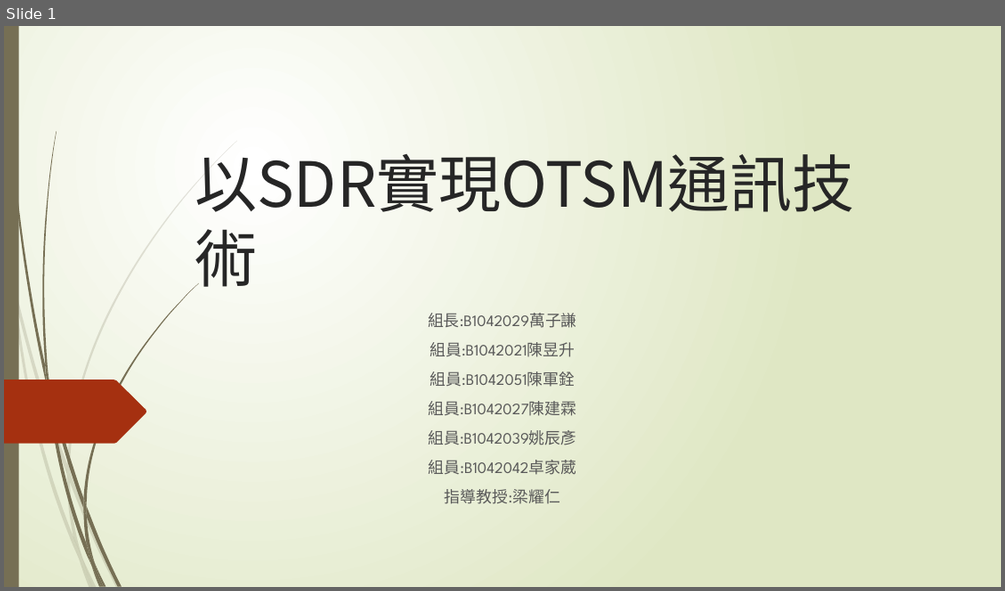
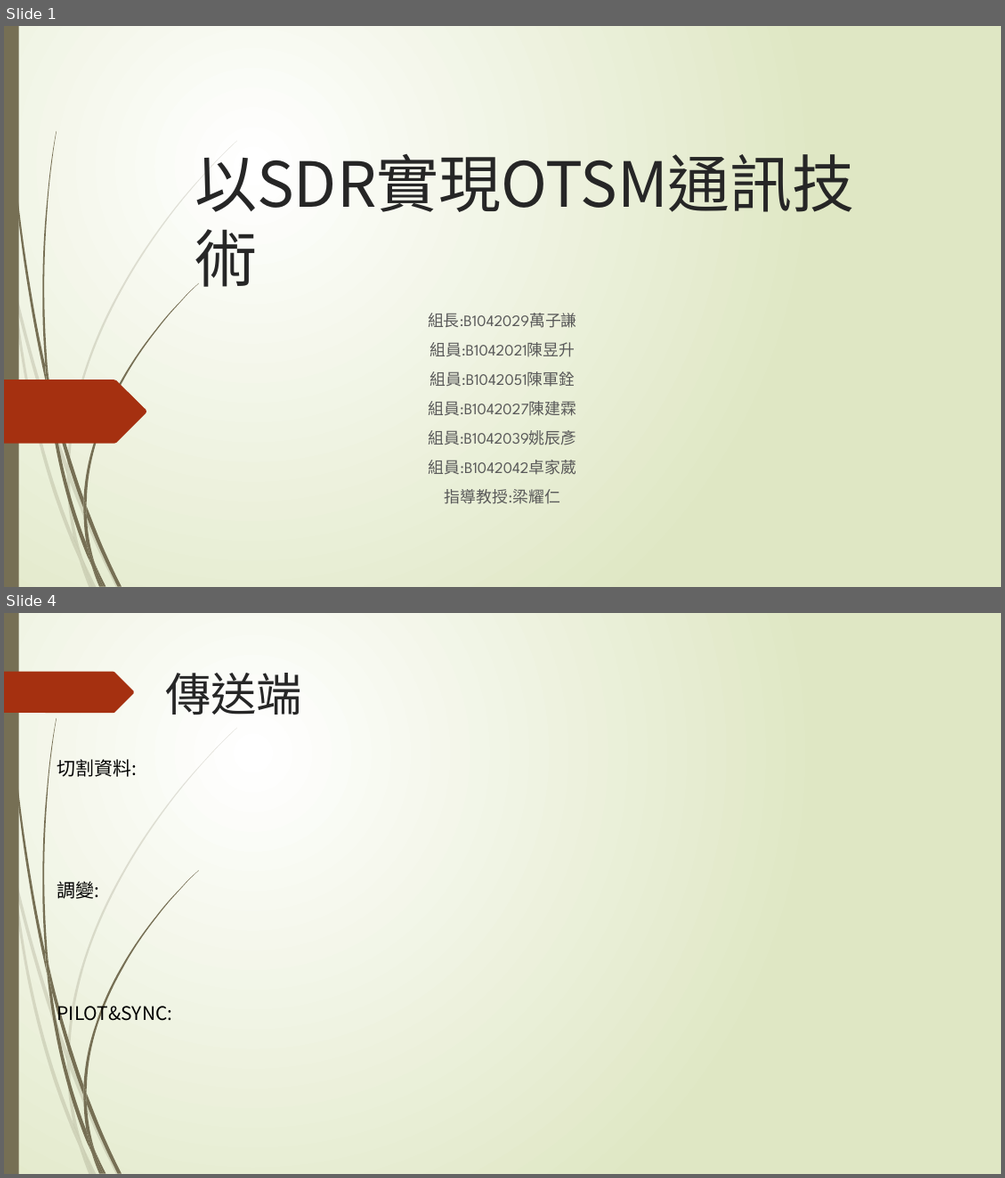
Before and after one commit to NIUWCSP/OTSM, a slide deck: report/以SDR實現OTSM通訊技術.pptx. Shown one above the other, each under a label of ours: slide 1 before the commit, slides 1 and 4 after it; the slides between them are not shown. The pictures are 1005x591 and 1005x1178 pixels, drawn with LibreOffice and Linux fonts; fonts in the diff are those of the drawing. Boxes give left, top, right and bottom in pixels: in the first picture for what was removed or moved away, otherwise in the second. Text is boxed around its words. In the diff, an @@ line names an element or a change of style, - is before the commit and + after.

```diff
--- a/report/以SDR實現OTSM通訊技術.pptx
+++ b/report/以SDR實現OTSM通訊技術.pptx
@@ slide 4 added at <box>4,613,1001,1174</box>, background gradient #FFFFFF to #DFE8C4; not listed: 23 template elements that a slide beside it also shows @@
@@ freeform shape added at <box>4,672,134,713</box>, fill #A53010 @@
@@ title added at <box>165,673,302,715</box>, 44 pt, text #262626 @@
+傳送端
@@ text added at <box>57,759,138,777</box>, 18 pt, text #000000 @@
+切割資料:
@@ text added at <box>57,881,100,899</box>, 18 pt, text #000000 @@
+調變:
@@ text added at <box>57,1001,173,1024</box>, 18 pt, text #000000 @@
+PILOT&SYNC:
```
Also in this commit, not shown: 12 slides changed, 1 slide removed.
